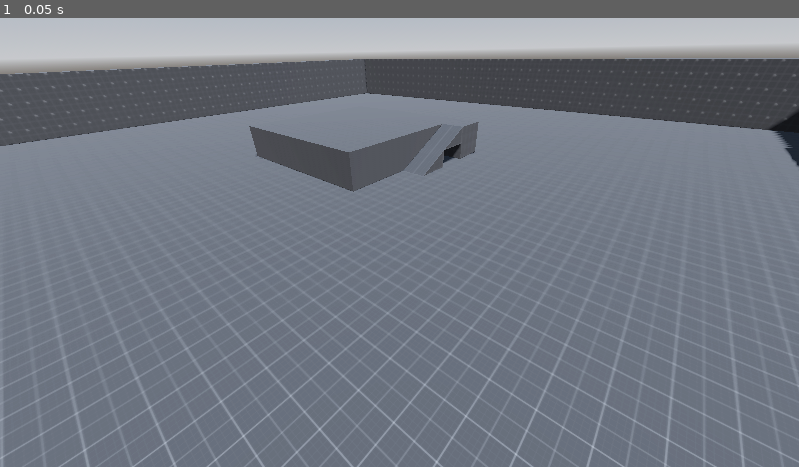
Above: before the commit, frame 1.
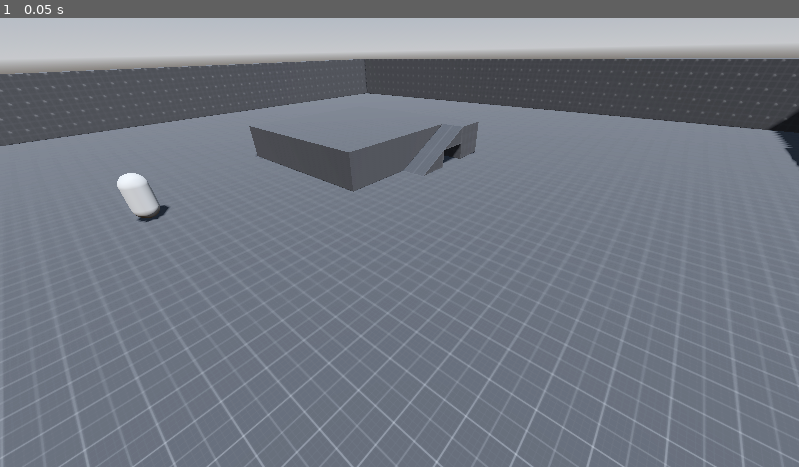
Above: after the commit, the same moment.

Repository: Zokerus/3D-ARPG
Game: Godot game, scene res://main.tscn
Same seed, same stepped clock (60 frames per second), same inputs: the game is played once before the commit and once after it.
Inputs:
- Up to frame 1 (0.05 s): no input

The runs differ from the first frame. In frame 1, 0.4% of the frame differs, in the area x 14-22%, y 34-46%.

Commit message:
add basic player character
player character placeholder

Diff:
--- /dev/null
+++ b/Character/Player/player.tscn
@@ -0,0 +1,15 @@
+[gd_scene load_steps=3 format=3 uid="uid://c46pif3pj157j"]
+
+[sub_resource type="CapsuleMesh" id="CapsuleMesh_00scr"]
+
+[sub_resource type="CapsuleShape3D" id="CapsuleShape3D_6jswt"]
+
+[node name="Player" type="CharacterBody3D"]
+
+[node name="MeshInstance3D" type="MeshInstance3D" parent="."]
+transform = Transform3D(1, 0, 0, 0, 1, 0, 0, 0, 1, 0, 1, 0)
+mesh = SubResource("CapsuleMesh_00scr")
+
+[node name="CollisionShape3D" type="CollisionShape3D" parent="."]
+transform = Transform3D(1, 0, 0, 0, 1, 0, 0, 0, 1, 0, 1, 0)
+shape = SubResource("CapsuleShape3D_6jswt")
--- a/main.tscn
+++ b/main.tscn
@@ -1,7 +1,11 @@
-[gd_scene load_steps=2 format=3 uid="uid://bbbvy3h33v32e"]
+[gd_scene load_steps=3 format=3 uid="uid://bbbvy3h33v32e"]
 
 [ext_resource type="PackedScene" uid="uid://cosl2a43d1r4l" path="res://World/Test/test_world.tscn" id="1_6r5ae"]
+[ext_resource type="PackedScene" uid="uid://c46pif3pj157j" path="res://Character/Player/player.tscn" id="2_0d5ml"]
 
 [node name="Main" type="Node"]
 
 [node name="Test World" parent="." instance=ExtResource("1_6r5ae")]
+
+[node name="Player" parent="." instance=ExtResource("2_0d5ml")]
+transform = Transform3D(1, 0, 0, 0, 1, 0, 0, 0, 1, 12.5383, 0, 0)
